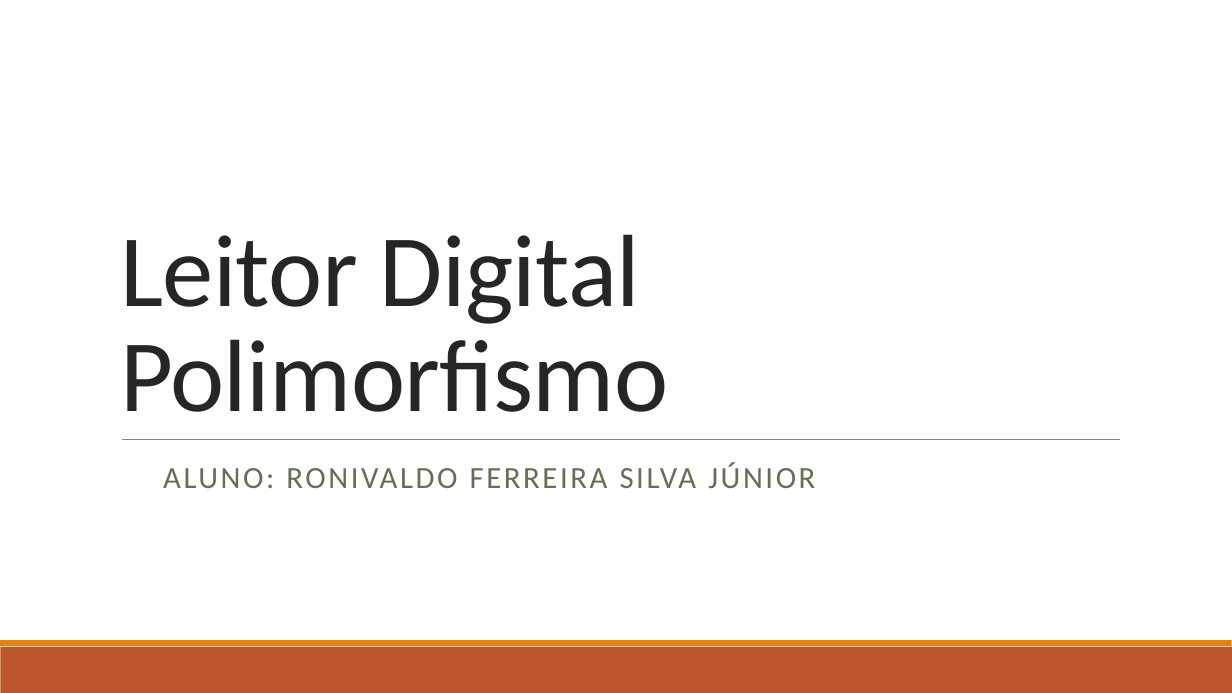
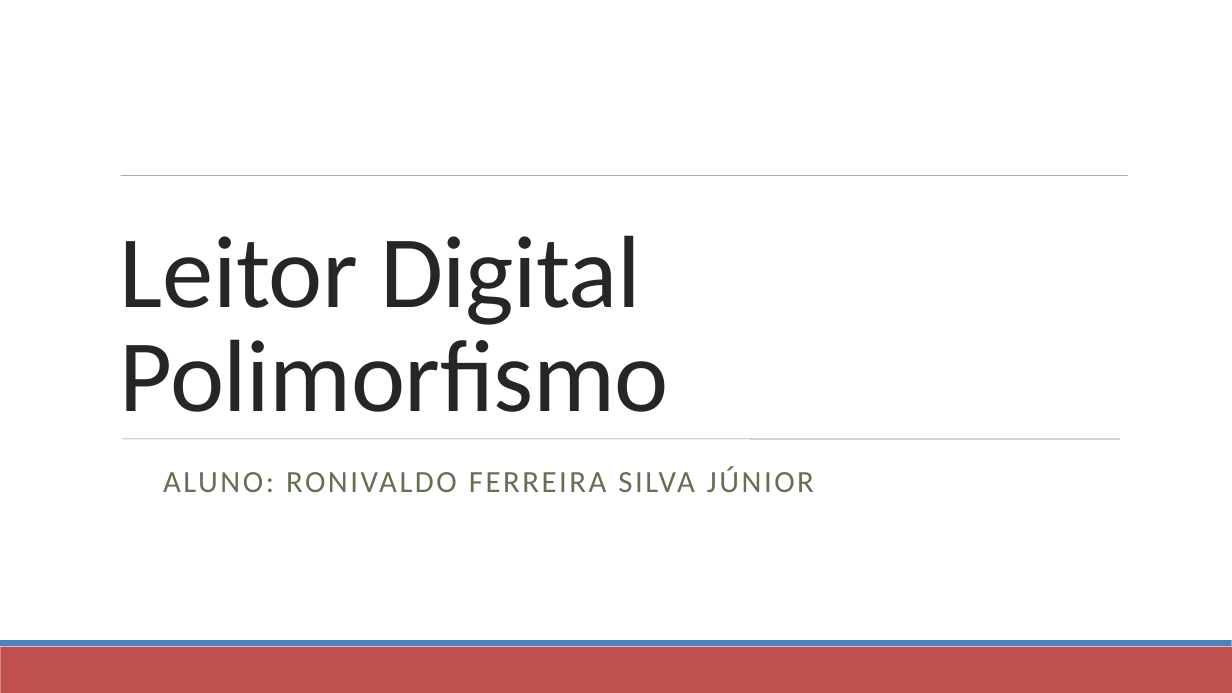
Before and after one commit to R-ronivaldo/LeitorDigital-Polimorfismo-, a slide deck: slide 1 of Requisitos Polimorfismo (1).pptx. Drawn at 1232x693 pixels with LibreOffice and Linux fonts; fonts in the diff are those of the drawing. Boxes give left, top, right and bottom in pixels: in the first picture for what was removed or moved away, otherwise in the second. Text is boxed around its words. In the diff, an @@ line names an element or a change of style, - is before the commit and + after.

```diff
--- a/Requisitos Polimorfismo (1).pptx
+++ b/Requisitos Polimorfismo (1).pptx
@@ line added from (121, 176) to (1128, 176), #808080 0.51 pt @@
@@ line (122, 439) - (1120, 439): stroke #808080 0.5 pt to #808080 0.51 pt @@
@@ text "ALUNO: RONIVALDO FERREIRA SILVA JÚNIOR" at box(163, 466, 814, 492): line spacing 0.9 to 1 @@
@@ rectangle at box(0, 647, 1232, 693): fill #BD582C to #C0504D @@
@@ rectangle at box(0, 640, 1232, 647): fill #E48312 to #4F81BD @@
```
Also in this commit, not shown: 15 other slides changed.
